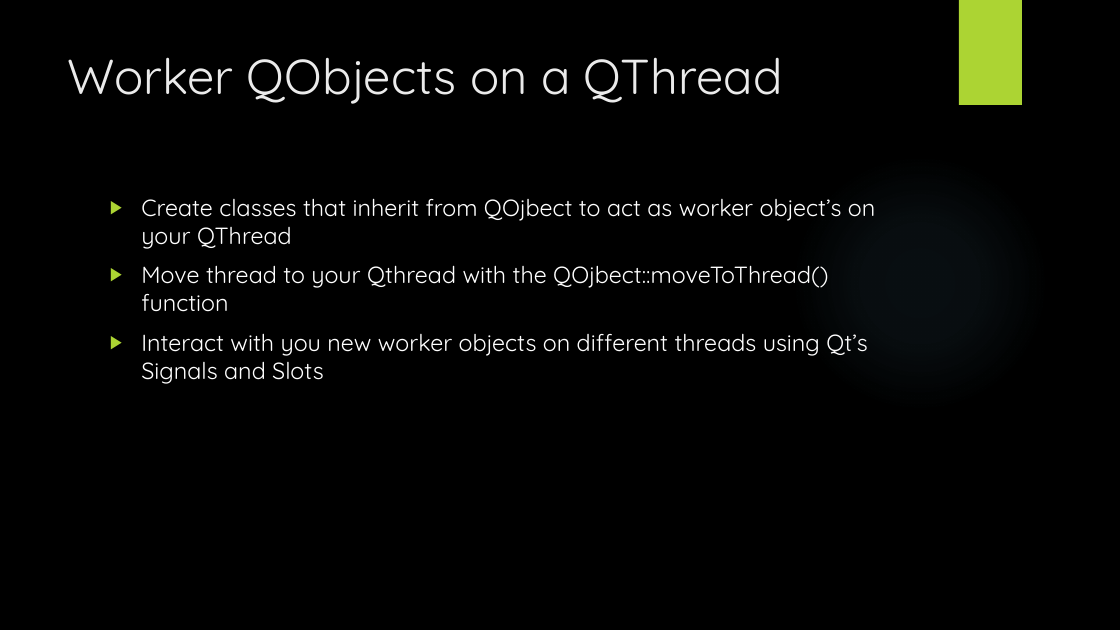
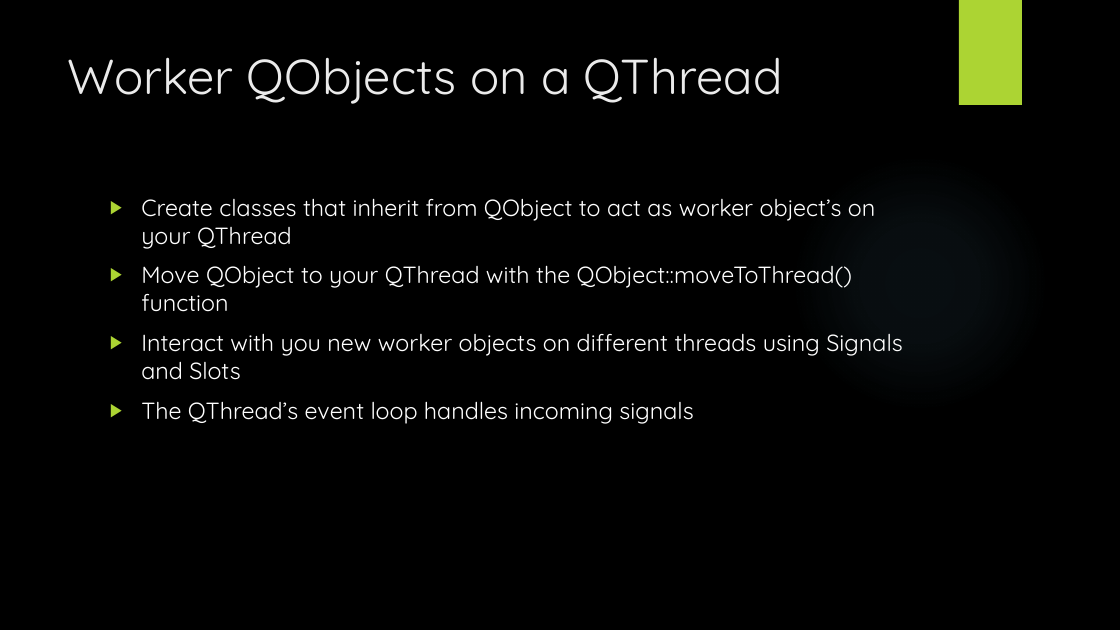
Before and after one commit to tylertrephan/qt-multithreading-tutorial, a slide deck: slide 12 of MultithreadingWithQt.pptx. Drawn at 1120x630 pixels with LibreOffice and Linux fonts; fonts in the diff are those of the drawing; background and template pictures are left out. Boxes give left, top, right and bottom in pixels: in the first picture for what was removed or moved away, otherwise in the second. Text is boxed around its words. In the diff, an @@ line names an element or a change of style, - is before the commit and + after.

Commit message:
All slides are finished

```diff
--- a/MultithreadingWithQt.pptx
+++ b/MultithreadingWithQt.pptx
@@ text at [141,198,903,424]: text changed @@
-▶ Create classes that inherit from QOjbect to act as worker object’s on your QThread
-▶ Move thread to your Qthread with the QOjbect::moveToThread() function
-▶ Interact with you new worker objects on different threads using Qt’s Signals and Slots
+▶ Create classes that inherit from QObject to act as worker object’s on your QThread
+▶ Move QObject to your QThread with the QObject::moveToThread() function
+▶ Interact with you new worker objects on different threads using Signals and Slots
+▶ The QThread’s event loop handles incoming signals
```
Also in this commit, not shown: 26 other slides changed.
